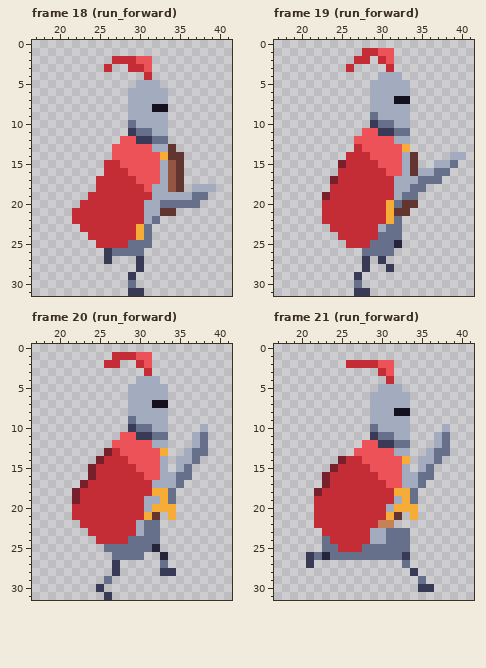
One commit to this pixel-art file: Orbsmash/ContentSource/Characters/Knight.aseprite. That is the earlier state.
64x32 pixels, 75 frames. Shown: frame 18 (run_forward): x 17..41, y 0..31; frame 19 (run_forward): x 17..41, y 0..31; frame 20 (run_forward): x 17..41, y 0..31; frame 21 (run_forward): x 17..41, y 0..31. The commit also changed other frames, which this record leaves out.
New version:
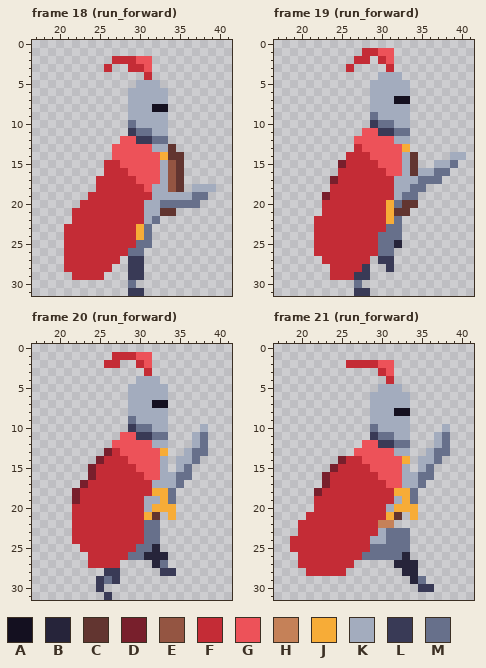
Palette (. is transparent): A #141020  B #26243a  C #623530  D #781f2c  E #945542  F #c42c36  G #ed5259  H #c58158  J #f7ac37  K #a3acbe  L #393a56  M #67708b
Changes in this commit:
Frame 18 (run_forward), layer "cape":
There is now colour F in row 23 at x 21 to 22; in row 24 at x 21 to 23; in row 25 at x 21 to 24; in row 26 at x 21 to 25; in row 27 at x 21 to 25 and 27; in row 28 at x 21 to 26.
There is now colour F in row 29 at x 22 to 25.
The edit turns colour L into colour F in rows 26 to 27 at x 26.
The edit turns colour M into colour F in row 25 at x 29; in row 26 at x 27 to 28.
There is now colour L in rows 27 to 28 at x 29; in row 29 at x 30.
Frame 19 (run_forward), layer "cape":
There is now colour F in row 22 at x 22; in row 23 at x 22 to 23; in row 24 at x 22 to 24; in row 25 at x 22 to 25; in row 26 at x 22 to 27; in row 27 at x 23 to 27.
There is now colour F in row 28 at x 24 to 27; in row 29 at x 24 to 26.
The edit turns colour K into colour F in row 23 at x 30.
The edit turns colour L into colour F in row 27 at x 28.
The edit turns colour M into colour F in row 25 at x 29; in row 26 at x 28 to 29.
There is now colour L in row 27 at x 31; in row 29 at x 28.
Frame 20 (run_forward), layer "cape":
There is now colour B in row 26 at x 31 to 32; in row 27 at x 32.
There is now colour F in row 22 at x 22; in row 23 at x 22 to 23; in row 24 at x 22 to 24; in row 25 at x 23 to 25; in rows 26 to 27 at x 24 to 26.
The edit turns colour K into colour F in rows 22 to 23 at x 30.
The edit turns colour L into colour F in row 27 at x 27.
The edit turns colour M into colour F in row 24 at x 29 to 30; in row 25 at x 26 to 29; in row 26 at x 27 to 28.
There is now colour L in row 28 at x 26; in row 29 at x 25 and 27.
Frame 21 (run_forward), layer "cape":
There is now colour B in row 27 at x 32 and 34; in row 28 at x 33; in row 29 at x 34.
The edit turns colour L into colour B in row 26 at x 33; in row 28 at x 34.
The edit turns colour M into colour B in row 27 at x 33.
There is now colour F in row 21 at x 21; in row 22 at x 20 to 21; in row 23 at x 20 to 22; in rows 24 to 25 at x 19 to 22; in row 26 at x 20; in row 27 at x 20 and 22 to 26.
There is now colour F in row 28 at x 21 to 25.
The edit turns colour B into colour F in row 26 at x 23.
The edit turns colour K into colour F in row 23 at x 29.
The edit turns colour L into colour F in rows 26 to 27 at x 21.
The edit turns colour M into colour F in row 24 at x 23; in row 25 at x 23 to 24 and 28; in row 26 at x 22 and 24 to 27.
